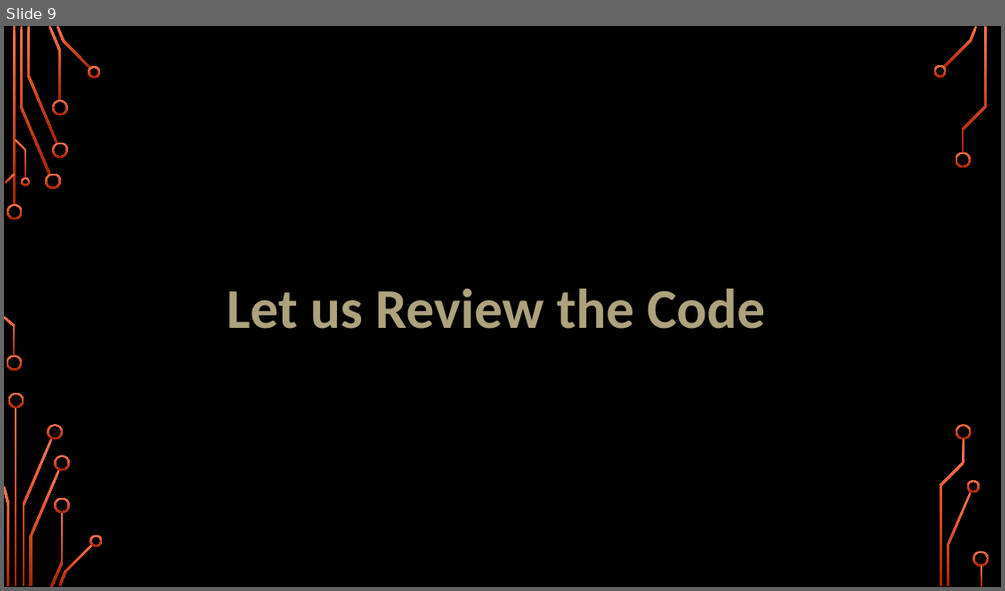
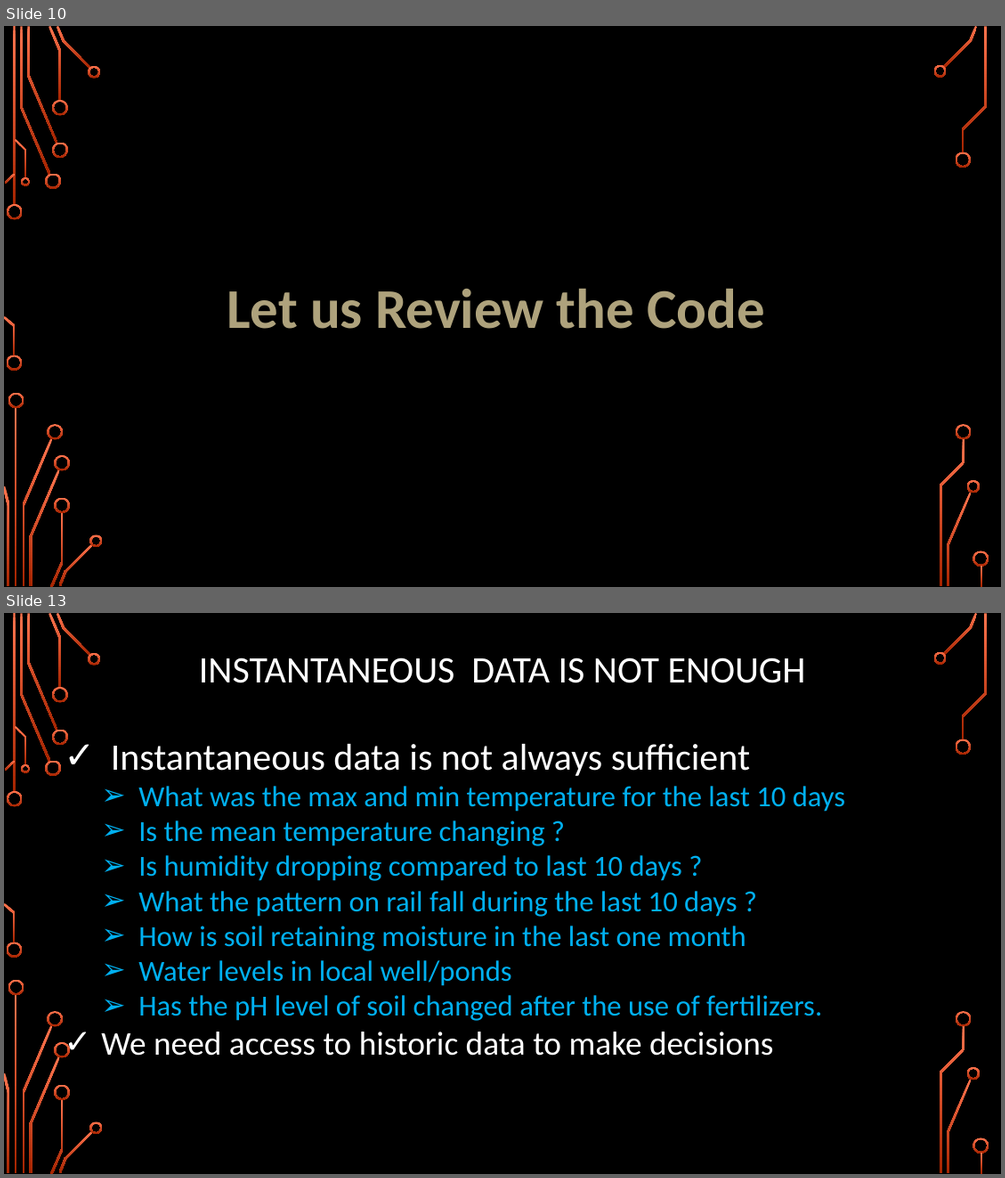
Before and after one commit to girishsukukumar/IoTWorkshop, a slide deck: Module-4.pptx. Shown one above the other, each under a label of ours: slide 9 before the commit, slides 10 and 13 after it; the slides between them are not shown. The pictures are 1005x591 and 1005x1178 pixels, drawn with LibreOffice and Linux fonts; fonts in the diff are those of the drawing; background and template pictures are left out. Boxes give left, top, right and bottom in pixels: in the first picture for what was removed or moved away, otherwise in the second. Text is boxed around its words. In the diff, an @@ line names an element or a change of style, - is before the commit and + after.

```diff
--- a/Module-4.pptx
+++ b/Module-4.pptx
@@ slide 13 added at (4, 613, 1001, 1174), background picture (left out); not listed: 36 template elements that a slide beside it also shows @@
@@ title added at (199, 657, 806, 683), 36 pt, text #FFFFFF @@
+INSTANTANEOUS DATA IS NOT ENOUGH
@@ text added at (101, 744, 845, 1055), 28 pt, text #00B0F0 @@
+✓ Instantaneous data is not always sufficient
+  ➢ What was the max and min temperature for the last 10 days
+  ➢ Is the mean temperature changing ?
+  ➢ Is humidity dropping compared to last 10 days ?
+  ➢ What the pattern on rail fall during the last 10 days ?
+  ➢ How is soil retaining moisture in the last one month
+  ➢ Water levels in local well/ponds
+  ➢ Has the pH level of soil changed after the use of fertilizers.
+✓ We need access to historic data to make decisions
@@ what was slide 9 is now slide 10 @@
```
Also in this commit, not shown: 3 slides changed, 10 other slides added, 1 other file.
